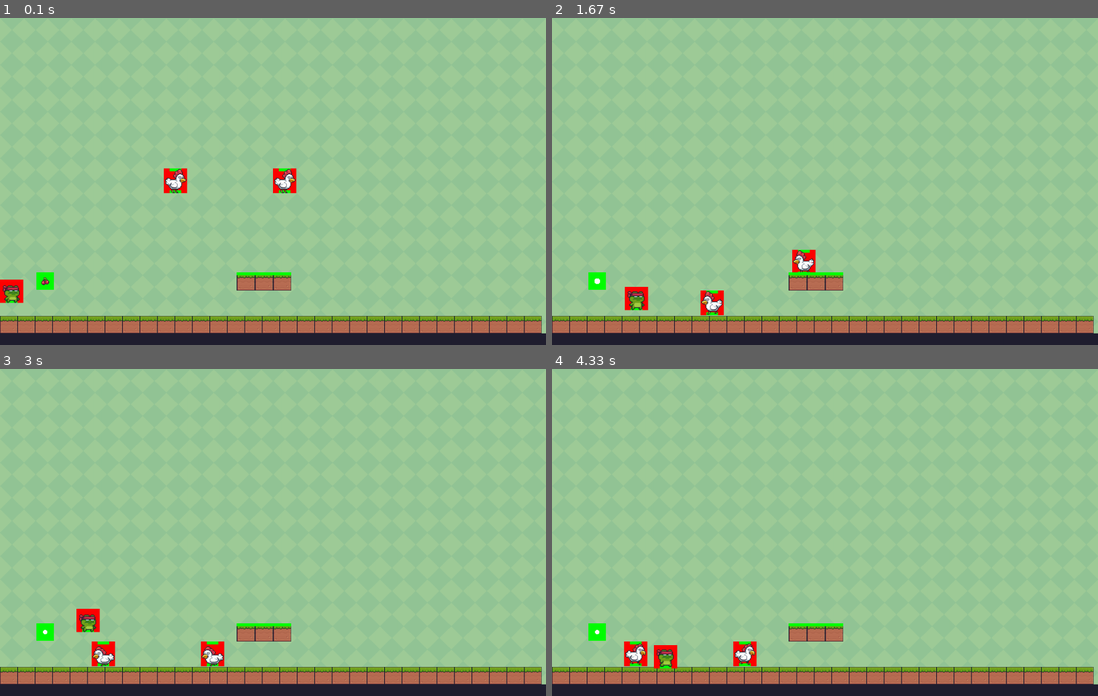
Above: before the commit, frames 1-4 (two rows, left to right).
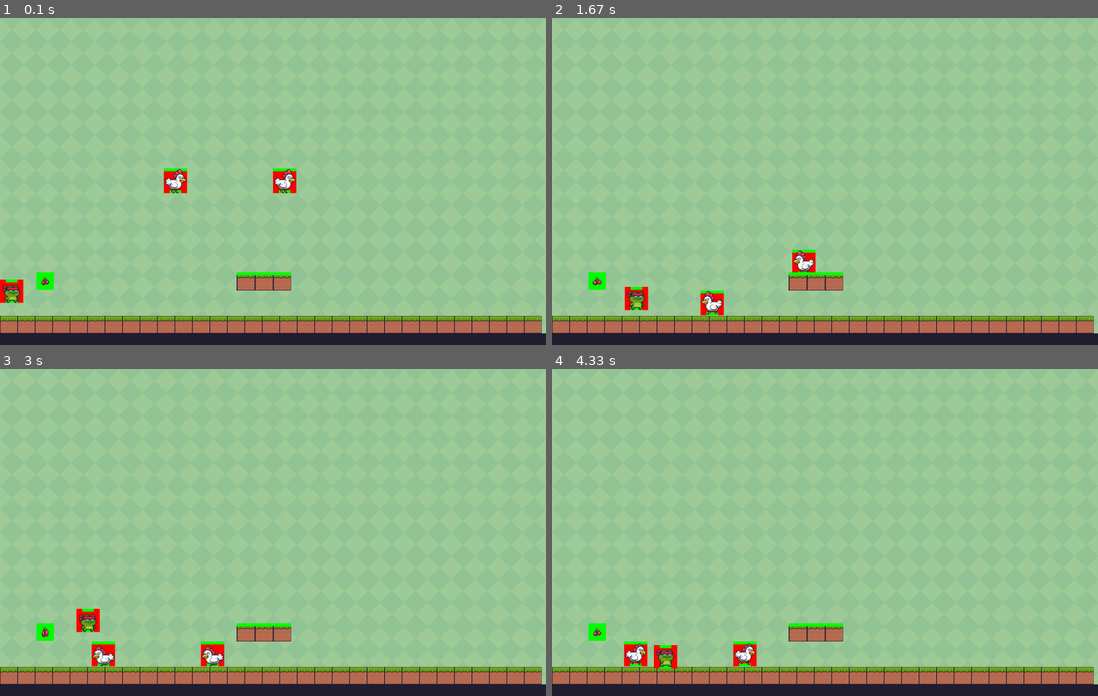
Above: after the commit, the same moments.

Repository: Lukitas22/casasLucas-pygame-tp-final
Game: pygame game, started from main.py
Same seed, same stepped clock (60 frames per second), same inputs: the game is played once before the commit and once after it.
Inputs:
- Up to frame 1 (0.1 s): no input
- Up to frame 2 (1.67 s): hold Right 0.33-0.8 s; hold Right 0.83-1.3 s; tap Space at 0.9, 1.2, 1.4 s; hold Left from 1.33 s (still down)
- Up to frame 3 (3 s): tap Space at 1.7, 1.97, 2.27, 2.4, 2.7 s; release Left at 1.87 s; hold Left 1.9-2.3 s; hold Right 2.33-2.97 s
- Up to frame 4 (4.33 s): hold Left 3-3.47 s; tap Space at 3.07, 3.37, 3.57, 3.87, 4.07 s; hold Right 3.5-3.97 s; hold Right from 4 s (still down)

The runs differ from the first frame. In frame 1, less than 0.1% of the frame differs, in the area x 1-55%, y 45-81%; in frame 2, 0.1%, in the area x 7-49%, y 70-85%; in frame 3, less than 0.1%; in frame 4, less than 0.1%.

Commit message:
correccion rect_head

Diff:
--- a/enemy.py
+++ b/enemy.py
@@ -35,7 +35,7 @@
         self.rect.x = x
         self.rect.y = y
         self.rect_ground_collition = pygame.Rect(self.rect.x + self.rect.w / 4, self.rect.y + self.rect.h - GROUND_RECT_H, self.rect.w / 2, GROUND_RECT_H)
-        self.rect_head_collition = pygame.Rect(self.rect.x + self.rect.w / 4, self.rect.y, self.rect.w / 2, GROUND_RECT_H)
+        self.rect_head_collition = pygame.Rect(self.rect.x, self.rect.y, self.rect.w, GROUND_RECT_H)
 
 
     def change_x(self, delta_x):
@@ -89,6 +89,15 @@
         return is_on_platform
 
 
+    def dead(self, player):
+        is_dead = False
+        if self.rect_head_collition.colliderect(player.rect_ground_collition):
+            is_dead = True
+            print("muere")
+
+        return is_dead
+
+
     def do_animation(self, delta_ms):
         self.elapsed_time_animation += delta_ms
 
@@ -101,7 +110,8 @@
                 self.frame = 0
 
 
-    def update(self, delta_ms, list_platforms):
+    def update(self, delta_ms, list_platforms, main_player):
+        self.dead(main_player)
         self.do_movement(delta_ms, list_platforms)
         self.do_animation(delta_ms)
 
--- a/loot.py
+++ b/loot.py
@@ -51,7 +51,7 @@
 
 
     def update(self, delta_ms, main_player):
-        self.collect(main_player)
+        self.is_collected(main_player)
         self.do_animation(delta_ms)
 
 
--- a/main.py
+++ b/main.py
@@ -177,7 +177,7 @@
         decoration.draw(screen)
 
     for enemy_element in enemy_list:
-        enemy_element.update(delta_ms, list_platforms)
+        enemy_element.update(delta_ms, list_platforms, main_player)
         enemy_element.draw(screen)
 
     for platform in list_platforms:
--- a/player.py
+++ b/player.py
@@ -36,6 +36,7 @@
         self.rect.x = x
         self.rect.y = y
         self.rect_ground_collition = pygame.Rect(self.rect.x + self.rect.w / 4, self.rect.y + self.rect.h - GROUND_RECT_H, self.rect.w / 2, GROUND_RECT_H)
+        self.rect_head_collition = pygame.Rect(self.rect.x + self.rect.w / 4, self.rect.y, self.rect.w / 2, GROUND_RECT_H)
 
 
     def walk(self, direction):
@@ -88,11 +89,13 @@
     def change_x(self, delta_x):
         self.rect.x += delta_x
         self.rect_ground_collition.x += delta_x
+        self.rect_head_collition.x += delta_x
 
 
     def change_y(self, delta_y):
         self.rect.y += delta_y
         self.rect_ground_collition.y += delta_y
+        self.rect_head_collition.y += delta_y
 
 
     def do_movement(self, delta_ms, list_platforms):
@@ -152,6 +155,7 @@
         if DEBUG:
             pygame.draw.rect(screen, RED, self.rect)
             pygame.draw.rect(screen, GREEN, self.rect_ground_collition)
+            pygame.draw.rect(screen, GREEN, self.rect_head_collition)
 
         self.image = self.animation[self.frame]
         screen.blit(self.image, self.rect)
